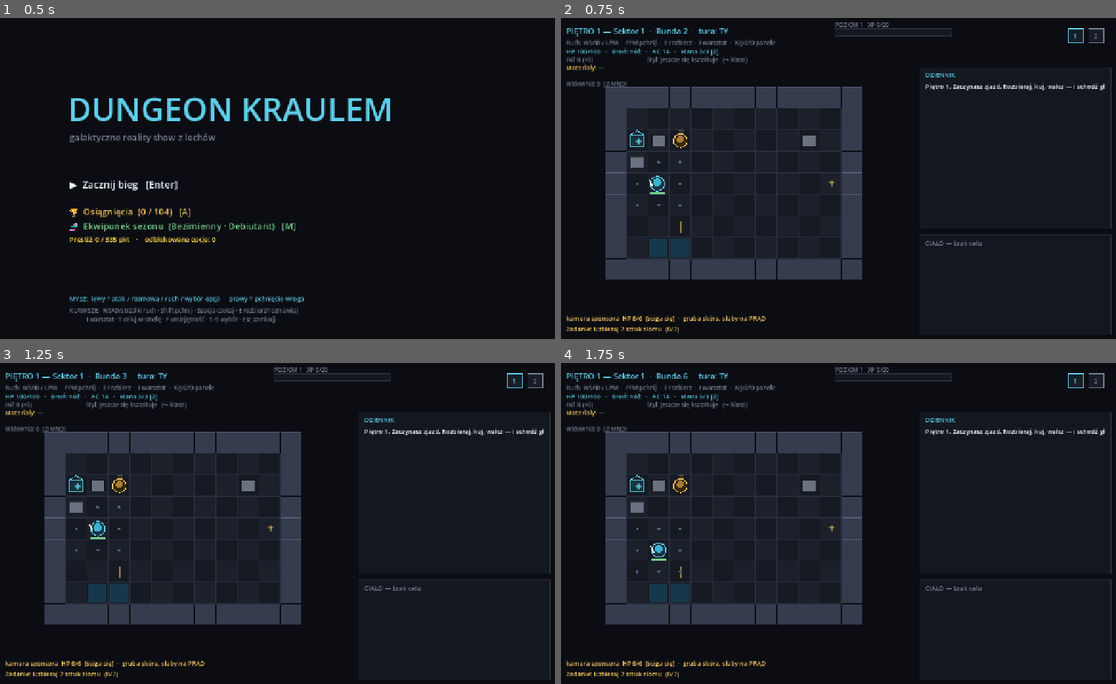
Above: before the commit, frames 1-4 (two rows, left to right).
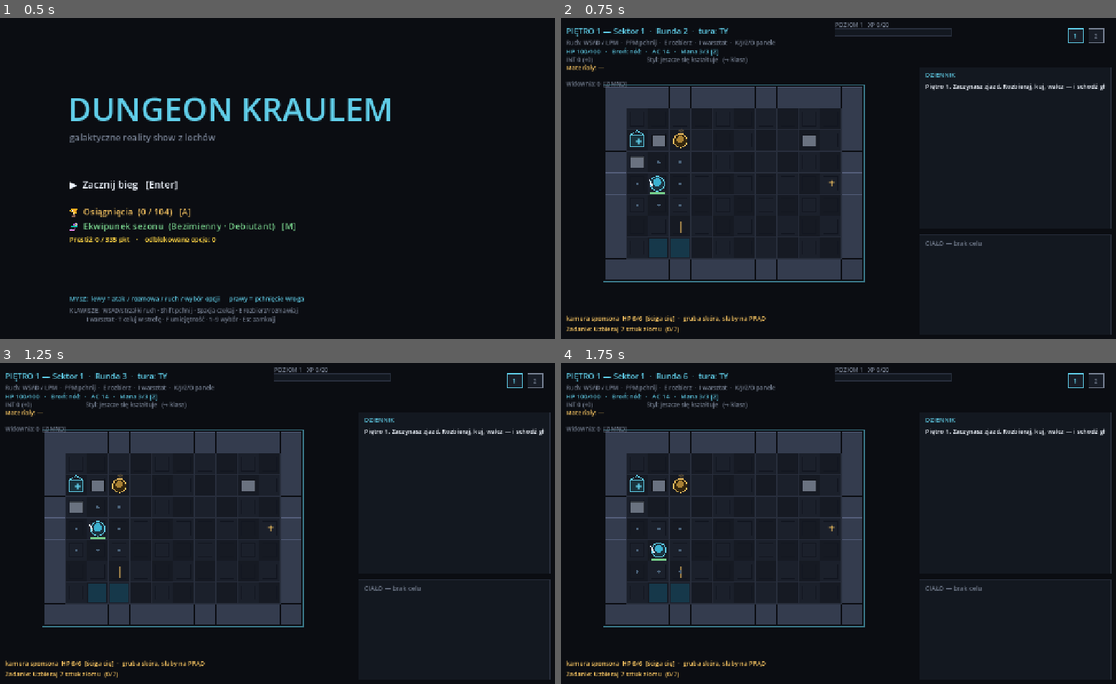
Above: after the commit, the same moments.

Repository: misiumen/crawlergame
Game: Godot game, scene res://scenes/Slice.tscn
Two runs of this game, one before a commit and one after it. Both use one fixed random seed, a clock stepped at 60 frames per second and the inputs below.
Inputs (mouse positions are in pixels of both pictures, inside the frame that each line leads up to):
- Up to frame 1 (0.5 s): no input
- Up to frame 2 (0.75 s): tap Enter at 0.5, 0.6 s; move the mouse to (960, 162) at 0.52 s; hold Right from 0.53 s (still down); click (960, 162) at 0.67 s
- Up to frame 3 (1.25 s): keep holding Right; tap Space at 0.77 s
- Up to frame 4 (1.75 s): tap Space at 1.25, 1.52 s; move the mouse to (721, 539) at 1.27 s; release Right at 1.28 s; hold Down from 1.28 s (still down); tap Keypad Enter at 1.35 s

Frame 1 is identical in both runs. In frame 2, 0.5% of the frame differs, in the area x 7-55%, y 20-83%; in frame 3, 0.5%; in frame 4, 0.5%.

Commit message:
Phase B.1: every biome gets a distinct visual identity
Owner directive: biomes must REALLY stand out from one another visually.

scenes/BiomeThemes.gd: a hand-set theme for all 20 routes (10 base + 9 meta +
the floor-1 intake) — palette (floor checker, walls, grid), signature accent,
ambient colour grade, light level, a floor PATTERN and scattered PROPS:
- Sortownia: rust + scrap piles, amber work-lights.
- Konflikt: ash + scorch marks and old bones.  · Pułapki: hazard-stripe yellow.
- Zamknięta: cold dusty blue.  · Serwis: teal ducts full of cable runs + pipes.
- Skrót: off-map violet glitch-hatch.  · Okopy: mud, sandbags, propaganda posters.
- Zoo: cage bars + paw prints.  · Muzeum: BRIGHT marble + gilt frames.
- Bar Skurczybyk: dark planks under magenta/cyan neon, bottles.
- Obóz gobliński: palisades + bonfire embers.  · Kanalizacja: sewer green, puddles, pipes.
- Karnawał: striped tiles + confetti.  · Katakumby: candlelit bone-brown crypt.
- Farma klonów: sterile mint lab with biofluid vats.  · Elfia kolonia: forest through concrete.
- Redakcja: newsroom blue + monitor neon.  · Świątynia: gold-on-black temple.
- Lawowe Tunele: near-black basalt split by GLOWING lava cracks.

RENDERING: the world pass paints theme palette + pattern (tiles/planks/hatch/
rubble/cracks/dots/stripes/puddles) + floor props (17 kinds: scrap, scorch,
sandbags, paws, pedestals, bottles, candles w/ glow, trees, vats, desks,
confetti, embers, cables…) + wall décor (frames, pipes, neon, cage bars,
posters) — all DETERMINISTIC per (seed, depth, cell) so floors are stable
across frames and resumes. A biome-accent frame surrounds the arena; a
CanvasModulate ambient grade + a PointLight2D following the player give dark
biomes (lava, bar, catacombs) real mood while UI stays untouched on its layer.
HUD: biome badge in its signature colour next to the sector chips.

612 GUT checks (theme completeness + 20 hand-set identities + accent
distinctness); SMOKE OK across five themed biomes; exe rebuilt.

Co-Authored-By: Claude Opus 4.8 (1M context) <noreply@anthropic.com>

Diff:
--- /dev/null
+++ b/dungeon-kraulem-godot/scenes/BiomeThemes.gd
@@ -0,0 +1,198 @@
+class_name BiomeThemes
+extends RefCounted
+## Per-biome VISUAL IDENTITY (Phase B.1). Each route biome gets its own palette,
+## floor pattern, scattered set-dressing props, wall décor, ambient colour grade
+## and light level — so Lawowe Tunele reads as black basalt cut by glowing
+## cracks, Muzeum as bright marble and gilt frames, Bar as neon over dark planks.
+## Pure data; BoardView paints it. When real tilesets arrive (Phase B.2) these
+## palettes become the tint/selection layer, so nothing here is throwaway.
+##
+## Theme fields (DEFAULT supplies any a biome omits):
+##   floor_a/floor_b  checkerboard base · wall/wall_hi/grid  structure colours
+##   accent           biome signature colour (board frame, HUD label)
+##   ambient          CanvasModulate grade (keep channels 0.7–1.0)
+##   light            player-light energy (0 = none; high in dark biomes)
+##   pattern/pattern_col   floor motif: tiles|planks|hatch|rubble|cracks|dots|stripes|puddles|none
+##   props            [{kind, chance(%), col[, col2]}] floor set-dressing
+##   wall_props       [{kind, chance(%), col[, col2]}] wall décor: frame|pipe|neon|bars|poster
+
+const DEFAULT := {
+	"floor_a": Color("161a23"), "floor_b": Color("1b202b"),
+	"wall": Color("343c4e"), "wall_hi": Color("545e7a"), "grid": Color("282e3c"),
+	"accent": Color("60cee9"), "ambient": Color(1, 1, 1), "light": 0.0,
+	"pattern": "none", "pattern_col": Color("20242e"),
+	"props": [], "wall_props": [],
+}
+
+const THEMES := {
+	# Floor 1 intake — the clean corporate stage before the show gets weird.
+	"": {"pattern": "tiles", "pattern_col": Color("121620")},
+
+	"sortownia": {   # rust, scrap piles, amber work-lights
+		"floor_a": Color("231d16"), "floor_b": Color("2a221a"),
+		"wall": Color("4e4334"), "wall_hi": Color("7a6a54"), "grid": Color("3c3528"),
+		"accent": Color("f4a24a"), "ambient": Color(0.97, 0.92, 0.86), "light": 0.25,
+		"pattern": "rubble", "pattern_col": Color("3a2f22"),
+		"props": [{"kind": "scrap", "chance": 11, "col": Color("8a7a5a"), "col2": Color("5e523c")},
+			{"kind": "cable", "chance": 4, "col": Color("b0763c")}],
+		"wall_props": [{"kind": "pipe", "chance": 8, "col": Color("6e6048")}],
+	},
+	"konflikt": {    # ash, scorch marks, old blood
+		"floor_a": Color("1f1d1d"), "floor_b": Color("262222"),
+		"wall": Color("4a3c3c"), "wall_hi": Color("766060"), "grid": Color("362e2e"),
+		"accent": Color("e45656"), "ambient": Color(0.92, 0.86, 0.86), "light": 0.2,
+		"pattern": "cracks", "pattern_col": Color("151313"),
+		"props": [{"kind": "scorch", "chance": 9, "col": Color("0e0c0c")},
+			{"kind": "bone", "chance": 3, "col": Color("cfc4b0")}],
+		"wall_props": [{"kind": "poster", "chance": 6, "col": Color("7a3030"), "col2": Color("a05050")}],
+	},
+	"pulapki": {     # hazard-stripe industrial yellow, taped-off wiring
+		"floor_a": Color("22210f"), "floor_b": Color("292813"),
+		"wall": Color("4e4a20"), "wall_hi": Color("7a7434"), "grid": Color("3a3818"),
+		"accent": Color("f4e04a"), "ambient": Color(1.0, 0.98, 0.85), "light": 0.15,
+		"pattern": "stripes", "pattern_col": Color("2e2c12"),
+		"props": [{"kind": "cable", "chance": 8, "col": Color("f4c260")},
+			{"kind": "tape", "chance": 6, "col": Color("e0d24a")}],
+	},
+	"zamknieta": {   # cold, dusty, taped-shut quiet
+		"floor_a": Color("191d22"), "floor_b": Color("1e242b"),
+		"wall": Color("39434e"), "wall_hi": Color("5a6a7a"), "grid": Color("2a323c"),
+		"accent": Color("9fb4c8"), "ambient": Color(0.86, 0.9, 0.97), "light": 0.1,
+		"pattern": "dots", "pattern_col": Color("242c34"),
+		"props": [{"kind": "tape", "chance": 6, "col": Color("6a7a8a")}],
+	},
+	"serwis": {      # teal service ducts, cable runs everywhere
+		"floor_a": Color("14211f"), "floor_b": Color("182826"),
+		"wall": Color("2e4a46"), "wall_hi": Color("4e766f"), "grid": Color("223633"),
+		"accent": Color("4ad8c8"), "ambient": Color(0.88, 0.97, 0.95), "light": 0.2,
+		"pattern": "hatch", "pattern_col": Color("1b2c2a"),
+		"props": [{"kind": "cable", "chance": 13, "col": Color("4ad8c8")},
+			{"kind": "vat", "chance": 3, "col": Color("3a5c56"), "col2": Color("4ad8c8")}],
+		"wall_props": [{"kind": "pipe", "chance": 12, "col": Color("44605a")}],
+	},
+	"skrot": {       # off-map violet, glitchy hatching
+		"floor_a": Color("1c1626"), "floor_b": Color("221a2e"),
+		"wall": Color("423458"), "wall_hi": Color("68548a"), "grid": Color("302842"),
+		"accent": Color("b462dc"), "ambient": Color(0.92, 0.86, 1.0), "light": 0.25,
+		"pattern": "hatch", "pattern_col": Color("2a2138"),
+		"props": [{"kind": "ember", "chance": 5, "col": Color("b462dc")}],
+	},
+	"okopy_frontowe": {   # mud, sandbags, propaganda posters
+		"floor_a": Color("201a12"), "floor_b": Color("261f16"),
+		"wall": Color("44382a"), "wall_hi": Color("6a5a44"), "grid": Color("322a1e"),
+		"accent": Color("c8a050"), "ambient": Color(0.93, 0.88, 0.8), "light": 0.25,
+		"pattern": "puddles", "pattern_col": Color("171209"),
+		"props": [{"kind": "sandbag", "chance": 10, "col": Color("8a7448"), "col2": Color("a98f5c")},
+			{"kind": "bone", "chance": 3, "col": Color("cfc4b0")}],
+		"wall_props": [{"kind": "poster", "chance": 9, "col": Color("8a3434"), "col2": Color("c8a050")}],
+	},
+	"zoo_korporacyjne": {   # cage green, sawdust, paw prints
+		"floor_a": Color("1a2114"), "floor_b": Color("202818"),
+		"wall": Color("3c5030"), "wall_hi": Color("5e7a4c"), "grid": Color("2c3a22"),
+		"accent": Color("7ed364"), "ambient": Color(0.92, 1.0, 0.88), "light": 0.15,
+		"pattern": "dots", "pattern_col": Color("241f12"),
+		"props": [{"kind": "paw", "chance": 11, "col": Color("54683c")}],
+		"wall_props": [{"kind": "bars", "chance": 13, "col": Color("6a8a54")}],
+	},
+	"muzeum_spektakli": {   # bright marble + gilt frames (the LIGHT biome)
+		"floor_a": Color("2a2a30"), "floor_b": Color("323239"),
+		"wall": Color("56565e"), "wall_hi": Color("8a8a96"), "grid": Color("3e3e46"),
+		"accent": Color("e8c878"), "ambient": Color(1.0, 1.0, 1.0), "light": 0.1,
+		"pattern": "tiles", "pattern_col": Color("26262c"),
+		"props": [{"kind": "pedestal", "chance": 7, "col": Color("76767e"), "col2": Color("8a8a96")}],
+		"wall_props": [{"kind": "frame", "chance": 14, "col": Color("e8c878")}],
+	},
+	"bar_skurczybyk": {     # dark planks under magenta/cyan neon
+		"floor_a": Color("16121e"), "floor_b": Color("1a1524"),
+		"wall": Color("3a2a4a"), "wall_hi": Color("5e4478"), "grid": Color("281e36"),
+		"accent": Color("ff5ad0"), "ambient": Color(0.8, 0.75, 0.92), "light": 0.45,
+		"pattern": "planks", "pattern_col": Color("1f1830"),
+		"props": [{"kind": "bottle", "chance": 8, "col": Color("5ad0ff"), "col2": Color("ff5ad0")},
+			{"kind": "confetti", "chance": 4, "col": Color("ff5ad0"), "col2": Color("5ad0ff")}],
+		"wall_props": [{"kind": "neon", "chance": 12, "col": Color("ff5ad0"), "col2": Color("5ad0ff")}],
+	},
+	"biome_oboz_goblinski": {   # palisade green-brown, bonfire embers
+		"floor_a": Color("1c2012"), "floor_b": Color("222817"),
+		"wall": Color("4a4424"), "wall_hi": Color("70683a"), "grid": Color("343018"),
+		"accent": Color("a0c83c"), "ambient": Color(0.95, 0.97, 0.85), "light": 0.3,
+		"pattern": "rubble", "pattern_col": Color("262a14"),
+		"props": [{"kind": "tree", "chance": 6, "col": Color("3c5c28"), "col2": Color("5c4424")},
+			{"kind": "ember", "chance": 6, "col": Color("e88a3c")}],
+		"wall_props": [{"kind": "bars", "chance": 10, "col": Color("6a5a30")}],
+	},
+	"biome_siec_kanalizacyjna": {   # sewer green dark, puddles, pipes
+		"floor_a": Color("12201a"), "floor_b": Color("162620"),
+		"wall": Color("2a4a3e"), "wall_hi": Color("44705e"), "grid": Color("1e342c"),
+		"accent": Color("50d890"), "ambient": Color(0.82, 0.95, 0.85), "light": 0.35,
+		"pattern": "puddles", "pattern_col": Color("0e2c1e"),
+		"props": [{"kind": "puddle", "chance": 10, "col": Color("1a4a34")}],
+		"wall_props": [{"kind": "pipe", "chance": 15, "col": Color("4a6a5a")}],
+	},
+	"biome_tunel_karnawalowy": {   # night carnival: striped tiles + confetti
+		"floor_a": Color("2a1620"), "floor_b": Color("321a26"),
+		"wall": Color("5a2848"), "wall_hi": Color("8a4070"), "grid": Color("40203a"),
+		"accent": Color("ff7ab4"), "ambient": Color(1.0, 0.9, 0.97), "light": 0.3,
+		"pattern": "stripes", "pattern_col": Color("471f38"),
+		"props": [{"kind": "confetti", "chance": 14, "col": Color("ff7ab4"), "col2": Color("5ad0ff")},
+			{"kind": "bottle", "chance": 4, "col": Color("ffd24a"), "col2": Color("ff7ab4")}],
+		"wall_props": [{"kind": "neon", "chance": 8, "col": Color("ff7ab4"), "col2": Color("ffd24a")}],
+	},
+	"biome_katakumby_faktur": {    # candlelit bone-brown bureaucracy crypt
+		"floor_a": Color("1e1a14"), "floor_b": Color("241f18"),
+		"wall": Color("463c2e"), "wall_hi": Color("6e604a"), "grid": Color("342c20"),
+		"accent": Color("f0b850"), "ambient": Color(0.9, 0.85, 0.75), "light": 0.4,
+		"pattern": "dots", "pattern_col": Color("181410"),
+		"props": [{"kind": "candle", "chance": 9, "col": Color("f0b850")},
+			{"kind": "bone", "chance": 6, "col": Color("cfc4b0")}],
+		"wall_props": [{"kind": "frame", "chance": 6, "col": Color("8a7a5a")}],
+	},
+	"biome_farma_klonow": {        # sterile mint lab, biofluid vats
+		"floor_a": Color("222a28"), "floor_b": Color("283230"),
+		"wall": Color("4a6660"), "wall_hi": Color("729a92"), "grid": Color("364a46"),
+		"accent": Color("6ee8d0"), "ambient": Color(0.95, 1.0, 0.98), "light": 0.1,
+		"pattern": "tiles", "pattern_col": Color("1e2624"),
+		"props": [{"kind": "vat", "chance": 9, "col": Color("3a6a60"), "col2": Color("6ee8d0")}],
+		"wall_props": [{"kind": "pipe", "chance": 8, "col": Color("547a72")}],
+	},
+	"biome_elfia_kolonia": {       # forest through concrete: wood + leaves
+		"floor_a": Color("18220f"), "floor_b": Color("1d2913"),
+		"wall": Color("3c5424"), "wall_hi": Color("5e7e3c"), "grid": Color("2c3e1c"),
+		"accent": Color("8ae060"), "ambient": Color(0.9, 1.0, 0.86), "light": 0.2,
+		"pattern": "dots", "pattern_col": Color("223214"),
+		"props": [{"kind": "tree", "chance": 10, "col": Color("2e5c20"), "col2": Color("6a4a2a")},
+			{"kind": "leaf", "chance": 9, "col": Color("4a7a30")}],
+	},
+	"biome_redakcja_krawedzi": {   # newsroom blue-grey, monitor glow
+		"floor_a": Color("161c24"), "floor_b": Color("1a212b"),
+		"wall": Color("33445c"), "wall_hi": Color("51698a"), "grid": Color("25313f"),
+		"accent": Color("5ab4ff"), "ambient": Color(0.9, 0.94, 1.0), "light": 0.2,
+		"pattern": "tiles", "pattern_col": Color("121820"),
+		"props": [{"kind": "desk", "chance": 8, "col": Color("3a4a5e"), "col2": Color("5ab4ff")},
+			{"kind": "cable", "chance": 5, "col": Color("51698a")}],
+		"wall_props": [{"kind": "neon", "chance": 8, "col": Color("5ab4ff"), "col2": Color("9fd4ff")}],
+	},
+	"biome_swiatynia_konferansjera": {   # gold-on-black temple of the host
+		"floor_a": Color("221c10"), "floor_b": Color("281f12"),
+		"wall": Color("564417"), "wall_hi": Color("8a6c28"), "grid": Color("3c3014"),
+		"accent": Color("ffd24a"), "ambient": Color(1.0, 0.93, 0.78), "light": 0.3,
+		"pattern": "tiles", "pattern_col": Color("1b1608"),
+		"props": [{"kind": "candle", "chance": 10, "col": Color("ffd24a")},
+			{"kind": "pedestal", "chance": 6, "col": Color("6a5420"), "col2": Color("8a6c28")}],
+		"wall_props": [{"kind": "frame", "chance": 10, "col": Color("ffd24a")}],
+	},
+	"biome_lawowe_tunele": {       # black basalt split by glowing lava cracks
+		"floor_a": Color("16100e"), "floor_b": Color("1b1310"),
+		"wall": Color("38231c"), "wall_hi": Color("5c382a"), "grid": Color("261812"),
+		"accent": Color("ff6a2a"), "ambient": Color(0.78, 0.68, 0.66), "light": 0.55,
+		"pattern": "cracks", "pattern_col": Color("e84a1a"),
+		"props": [{"kind": "ember", "chance": 12, "col": Color("ff6a2a")}],
+	},
+}
+
+## Theme for a biome key, with every DEFAULT field guaranteed present.
+static func theme_for(biome: String) -> Dictionary:
+	var t := DEFAULT.duplicate(true)
+	var over: Dictionary = THEMES.get(biome, {})
+	for k in over:
+		t[k] = over[k]
+	return t
--- a/dungeon-kraulem-godot/scenes/BoardView.gd
+++ b/dungeon-kraulem-godot/scenes/BoardView.gd
@@ -99,6 +99,8 @@
 
 var _cam: Camera2D = null            # world camera (smooth follow + shake)
 var _ui: Control = null              # screen-fixed UI painter on a CanvasLayer
+var _cmod: CanvasModulate = null     # biome ambient colour grade (world only)
+var _plight: PointLight2D = null     # soft light following the player
 var _smoke := false                  # --smoke: scripted draw-path autotest, then quit
 var _smoke_frames := 0
 
@@ -119,6 +121,24 @@
 	_ui = preload("res://scenes/UIView.gd").new()
 	_ui.controller = self
 	layer.add_child(_ui)
+	# Biome mood: a world-only colour grade + a soft light following the player
+	# (dark biomes like Lawowe Tunele lean on it; bright ones barely use it).
+	_cmod = CanvasModulate.new()
+	_cmod.color = Color(1, 1, 1)
+	add_child(_cmod)
+	var grad := Gradient.new()
+	grad.colors = PackedColorArray([Color(1, 0.95, 0.85, 0.5), Color(1, 1, 1, 0.0)])
+	var ltex := GradientTexture2D.new()
+	ltex.gradient = grad
+	ltex.fill = GradientTexture2D.FILL_RADIAL
+	ltex.fill_from = Vector2(0.5, 0.5)
+	ltex.fill_to = Vector2(0.5, 0.0)
+	ltex.width = 512
+	ltex.height = 512
+	_plight = PointLight2D.new()
+	_plight.texture = ltex
+	_plight.energy = 0.0
+	add_child(_plight)
 	if "--smoke" in OS.get_cmdline_user_args():
 		_smoke = true
 	set_process(true)
@@ -2376,6 +2396,13 @@
 	if _cam != null:
 		_cam.offset = Vector2(randf_range(-_shake, _shake), randf_range(-_shake, _shake)) \
 			if _shake > 0.0 else Vector2.ZERO
+	# Biome mood: ambient grade + the player light track the active theme.
+	if _cmod != null and sim != null and not _title:
+		var th := BiomeThemes.theme_for(floor.biome if floor != null else "")
+		_cmod.color = th.ambient
+		if _plight != null:
+			_plight.energy = th.light
+			_plight.position = _vpos.get(sim.player_id, _cell_px(sim.player().cell))
 	if _smoke:
 		_smoke_tick()
 	queue_redraw()
@@ -2395,7 +2422,13 @@
 		130: _craft_open = false; _open_ach_screen()
 		150: _ach_screen = false; _meta_screen = true
 		170: _meta_screen = false
-		190:
+		# Cycle the most distinct biome themes so every set-dressing path paints.
+		185: floor.biome = "bar_skurczybyk"
+		200: floor.biome = "biome_lawowe_tunele"
+		215: floor.biome = "muzeum_spektakli"
+		230: floor.biome = "biome_siec_kanalizacyjna"
+		245: floor.biome = "okopy_frontowe"
+		260:
 			print("SMOKE OK")
 			get_tree().quit(0)
 
@@ -2432,16 +2465,22 @@
 			or not _summary.is_empty():
 		return   # a full-screen menu owns the frame; the UI layer paints it
 	var b: Board = sim.board
+	var th := BiomeThemes.theme_for(floor.biome if floor != null else "")
+	# Biome signature frame around the arena.
+	draw_rect(Rect2(-4, -4, b.w * TILE + 7, b.h * TILE + 7), Color(th.accent, 0.55), false, 2.0)
 	for y in b.h:
 		for x in b.w:
 			var c := Vector2i(x, y)
 			var r := Rect2(_origin + Vector2(x * TILE, y * TILE), Vector2(TILE - 1, TILE - 1))
 			if b.is_wall(c):
-				draw_rect(r, COL_WALL)
-				draw_line(r.position, r.position + Vector2(TILE - 1, 0), COL_WALLHI, 1.0)
+				draw_rect(r, th.wall)
+				draw_line(r.position, r.position + Vector2(TILE - 1, 0), th.wall_hi, 1.0)
+				_draw_wall_prop(r, c, th)
 				continue
-			draw_rect(r, COL_FLOOR2 if (x + y) % 2 == 0 else COL_FLOOR)
-			draw_rect(r, COL_GRID, false, 1.0)
+			draw_rect(r, th.floor_b if (x + y) % 2 == 0 else th.floor_a)
+			draw_rect(r, th.grid, false, 1.0)
+			_draw_floor_pattern(r, c, th)
+			_draw_floor_prop(r, c, th)
 			match b.hazard_at(c):
 				"water": draw_rect(Rect2(r.position + Vector2(3, 3), Vector2(TILE - 7, TILE - 7)), COL_WATER)
 				"wire":  _draw_glyph("|", c, COL_WIRE)
@@ -2504,6 +2543,153 @@
 
 func _draw_glyph(s: String, c: Vector2i, col: Color) -> void:
 	draw_string(_font, _cell_px(c) + Vector2(-6, 8), s, HORIZONTAL_ALIGNMENT_LEFT, -1, 26, col)
+
+# ── Biome set-dressing (Phase B.1) ───────────────────────────────────────────
+# Everything below is DETERMINISTIC per (run seed, depth, cell) so a floor's
+# look is stable across frames, saves and resumes — décor, not noise.
+
+func _chash(cx: int, cy: int) -> int:
+	var h: int = cx * 374761393 + cy * 668265263 + _run_seed * 31 \
+		+ (floor.depth if floor != null else 0) * 97
+	h = (h ^ (h >> 13)) * 1274126177
+	return absi(h ^ (h >> 16))
+
+## Floor motif: a per-biome texture stamped on cells (cheap primitives).
+func _draw_floor_pattern(r: Rect2, c: Vector2i, th: Dictionary) -> void:
+	var h := _chash(c.x, c.y)
+	var col: Color = th.pattern_col
+	match th.pattern:
+		"tiles":
+			draw_rect(r.grow(-8), col, false, 1.0)
+		"planks":
+			draw_line(r.position + Vector2(0, TILE / 3.0), r.position + Vector2(TILE - 1, TILE / 3.0), col, 1.0)
+			draw_line(r.position + Vector2(0, TILE * 2 / 3.0), r.position + Vector2(TILE - 1, TILE * 2 / 3.0), col, 1.0)
+			if h % 3 == 0:
+				draw_line(r.position + Vector2(TILE * 0.5, TILE / 3.0), r.position + Vector2(TILE * 0.5, TILE * 2 / 3.0), col, 1.0)
+		"hatch":
+			draw_line(r.position + Vector2(2, TILE - 4), r.position + Vector2(TILE - 4, 2), col, 1.0)
+			if h % 2 == 0:
+				draw_line(r.position + Vector2(2, TILE * 0.5), r.position + Vector2(TILE * 0.5, 2), col, 1.0)
+		"rubble":
+			if h % 10 < 3:
+				var p1 := r.position + Vector2(6 + h % 24, 8 + (h / 7) % 24)
+				draw_colored_polygon(PackedVector2Array([p1, p1 + Vector2(7, 2), p1 + Vector2(3, 7)]), col)
+			if h % 7 == 0:
+				draw_circle(r.position + Vector2(10 + (h / 3) % 26, 30), 2.0, col)
+		"cracks":
+			if h % 10 < 4:
+				var a := r.position + Vector2(4 + h % 12, 4 + (h / 5) % 14)
+				var m := a + Vector2(10 + h % 8, 8 + (h / 11) % 10)
+				var z := m + Vector2(8 - (h % 16), 10)
+				draw_polyline(PackedVector2Array([a, m, z]), col, 1.6)
+		"dots":
+			if h % 10 < 4:
+				for k in 3:
+					var dh := _chash(c.x * 5 + k, c.y * 3 + k)
+					draw_circle(r.position + Vector2(5 + dh % 38, 5 + (dh / 9) % 38), 1.4, col)
+		"stripes":
+			if (c.x + c.y) % 2 == 0:
+				draw_line(r.position + Vector2(0, TILE - 2), r.position + Vector2(TILE - 2, 0), col, 5.0)
+		"puddles":
+			if h % 10 < 2:
+				_draw_ellipse(r.position + Vector2(TILE * 0.5, TILE * 0.6), 12, 6, col)
+
+## Scattered floor props — the biome's furniture (drawn under entities).
+func _draw_floor_prop(r: Rect2, c: Vector2i, th: Dictionary) -> void:
+	var props: Array = th.props
+	if props.is_empty():
+		return
+	var h := _chash(c.x * 13, c.y * 17)
+	var pick: Dictionary = props[h % props.size()]
+	if h % 100 >= int(pick.chance):
+		return
+	var col: Color = pick.col
+	var col2: Color = pick.get("col2", col)
+	var ctr := r.position + Vector2(TILE * 0.5, TILE * 0.5)
+	match pick.kind:
+		"scrap":
+			draw_rect(Rect2(ctr + Vector2(-9, 0), Vector2(11, 7)), col)
+			draw_rect(Rect2(ctr + Vector2(-3, -6), Vector2(9, 6)), col2)
+		"scorch":
+			draw_circle(ctr, 9.0, Color(col, 0.8))
+			draw_arc(ctr, 11.0, 0, TAU, 14, Color(col, 0.4), 2.0)
+		"sandbag":
+			draw_rect(Rect2(ctr + Vector2(-10, -1), Vector2(20, 7)), col)
+			draw_rect(Rect2(ctr + Vector2(-7, -7), Vector2(14, 6)), col2)
+		"paw":
+			draw_circle(ctr, 2.6, col)
+			draw_circle(ctr + Vector2(-4, -5), 1.5, col)
+			draw_circle(ctr + Vector2(4, -5), 1.5, col)
+		"pedestal":
+			draw_rect(Rect2(ctr + Vector2(-6, -10), Vector2(12, 20)), col)
+			draw_rect(Rect2(ctr + Vector2(-9, -13), Vector2(18, 4)), col2)
+		"bottle":
+			draw_rect(Rect2(ctr + Vector2(-2, -4), Vector2(5, 10)), col)
+			draw_rect(Rect2(ctr + Vector2(-1, -8), Vector2(3, 4)), col2)
+		"candle":
+			draw_circle(ctr + Vector2(0, -4), 7.0, Color(col, 0.18))
+			draw_rect(Rect2(ctr + Vector2(-2, -2), Vector2(4, 8)), Color("d8d0c0"))
+			draw_circle(ctr + Vector2(0, -4), 2.2, col)
+		"puddle":
+			_draw_ellipse(ctr + Vector2(0, 4), 13, 6, col)
+		"leaf":
+			draw_circle(ctr + Vector2(-3, 1), 2.4, col)
+			draw_circle(ctr + Vector2(3, -2), 2.0, col)
+		"tree":
+			draw_rect(Rect2(ctr + Vector2(-2, 0), Vector2(5, 10)), col2)
+			draw_circle(ctr + Vector2(0, -5), 8.0, col)
+		"vat":
+			draw_arc(ctr, 9.0, 0, TAU, 16, col, 2.0)
+			draw_circle(ctr, 6.0, Color(col2, 0.5))
+		"desk":
+			draw_rect(Rect2(ctr + Vector2(-11, -3), Vector2(22, 5)), col)
+			draw_rect(Rect2(ctr + Vector2(-5, -9), Vector2(10, 6)), col2)
+		"confetti":
+			for k in 4:
+				var dh := _chash(c.x * 7 + k, c.y * 11 + k)
+				draw_circle(r.position + Vector2(6 + dh % 36, 6 + (dh / 13) % 36),
+					1.6, col if k % 2 == 0 else col2)
+		"ember":
+			draw_circle(ctr, 6.0, Color(col, 0.16))
+			draw_circle(ctr, 2.0, col)
+		"cable":
+			draw_polyline(PackedVector2Array([r.position + Vector2(2, TILE - 8),
+				ctr + Vector2(-4, 2), r.position + Vector2(TILE - 4, 10)]), col, 1.6)
+		"tape":
+			draw_line(r.position + Vector2(2, 6), r.position + Vector2(TILE - 4, 6), col, 2.5)
+		"bone":
+			draw_line(ctr + Vector2(-5, 3), ctr + Vector2(5, -3), col, 2.0)
+			draw_circle(ctr + Vector2(-5, 3), 1.8, col)
+			draw_circle(ctr + Vector2(5, -3), 1.8, col)
+
+## Wall décor — frames, pipes, neon, cage bars, posters.
+func _draw_wall_prop(r: Rect2, c: Vector2i, th: Dictionary) -> void:
+	var props: Array = th.wall_props
+	if props.is_empty():
+		return
+	var h := _chash(c.x * 29, c.y * 23)
+	var pick: Dictionary = props[h % props.size()]
+	if h % 100 >= int(pick.chance):
+		return
+	var col: Color = pick.col
+	var col2: Color = pick.get("col2", col)
+	match pick.kind:
+		"frame":
+			draw_rect(Rect2(r.position + Vector2(10, 10), Vector2(TILE - 21, TILE - 24)), col, false, 2.0)
+			draw_rect(Rect2(r.position + Vector2(15, 15), Vector2(TILE - 31, TILE - 34)), Color(col, 0.35))
+		"pipe":
+			draw_line(r.position + Vector2(0, 14), r.position + Vector2(TILE - 1, 14), col, 3.0)
+			draw_circle(r.position + Vector2(TILE * 0.5, 14), 3.0, col)
+		"neon":
+			draw_rect(Rect2(r.position + Vector2(4, TILE - 10), Vector2(TILE - 9, 4)), col)
+			draw_rect(Rect2(r.position + Vector2(4, TILE - 14), Vector2(TILE - 9, 10)), Color(col2, 0.18))
+		"bars":
+			for k in 3:
+				var bx := r.position.x + 10 + k * 12
+				draw_line(Vector2(bx, r.position.y + 8), Vector2(bx, r.position.y + TILE - 9), col, 2.0)
+		"poster":
+			draw_rect(Rect2(r.position + Vector2(12, 9), Vector2(TILE - 25, TILE - 19)), col)
+			draw_rect(Rect2(r.position + Vector2(16, 13), Vector2(TILE - 33, 8)), Color(col2, 0.7))
 
 func _draw_player(e: CombatEntity, pos: Vector2, fade: float) -> void:
 	var col := COL_PLAYER; col.a = fade
@@ -2641,6 +2827,13 @@
 	if floor == null: return
 	var n: int = floor.rooms.size()
 	var bx: float = 1280 - 28 - n * 46
+	# Biome badge in its signature colour, left of the sector chips.
+	if floor.biome != "":
+		var th := BiomeThemes.theme_for(floor.biome)
+		var lbl: String = "▌" + Routes.label_of(floor.biome)
+		var lw2: float = _font.get_string_size(lbl, HORIZONTAL_ALIGNMENT_LEFT, -1, 15).x
+		c.draw_string(_font, Vector2(bx - lw2 - 18, 44), lbl,
+			HORIZONTAL_ALIGNMENT_LEFT, -1, 15, th.accent)
 	for i in n:
 		var rx: float = bx + i * 46
 		var col: Color = COL_CYAN if i == floor.current else COL_DIM
--- a/dungeon-kraulem-godot/tests/test_progression.gd
+++ b/dungeon-kraulem-godot/tests/test_progression.gd
@@ -271,6 +271,22 @@
 		_ck(Routes.BIOMES.has(bk), "biome %s is a real route" % bk)
 	_ck(Routes.mods_for("bar_skurczybyk")["label"] == "Bar U Skurczybyka", "new biome resolves its mods")
 
+	# ── Biome visual themes: every route resolves to a complete, DISTINCT look ──
+	var theme_keys: Array = Routes.BIOMES.keys() + MetaCatalog.keys_of_kind("biome") + [""]
+	var accents := {}
+	var complete := true
+	for tk2 in theme_keys:
+		var th: Dictionary = BiomeThemes.theme_for(tk2)
+		for fld in BiomeThemes.DEFAULT:
+			if not th.has(fld): complete = false
+		accents[th.accent] = true
+	_ck(complete, "every biome theme has every field (defaults fill gaps)")
+	var themed := 0
+	for tk3 in theme_keys:
+		if BiomeThemes.THEMES.has(tk3): themed += 1
+	_ck(themed >= 19, "all %d route biomes have a hand-set identity (got %d)" % [theme_keys.size(), themed])
+	_ck(accents.size() >= 15, "biome accent colours are distinct (%d unique)" % accents.size())
+
 	# ── Biome gimmicks ────────────────────────────────────────────────────────
 	var bf := Floor.new(FloorGen.generate(2, 5, _content()))
 	var grng := RandomNumberGenerator.new(); grng.seed = 3
Not shown, added: dungeon-kraulem-godot/scenes/BiomeThemes.gd.uid
